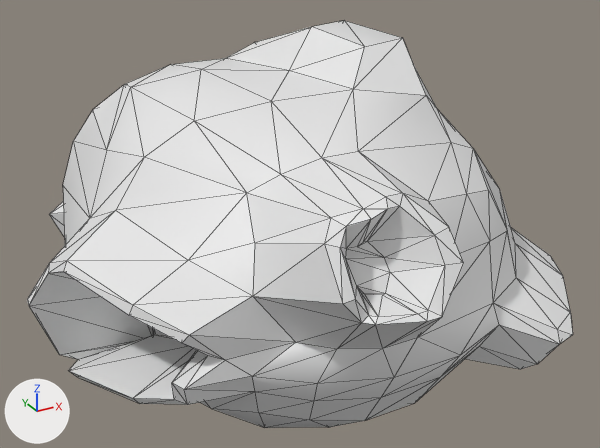
Two versions of the FBX model Assets/Models/glut.FBX, one commit apart.
The view is the same before and after, from a camera (50 mm lens) standing at (-5.37, -10.37, 7.22) and looking at (0.24, -0.18, 2.12). Arrows for +X, +Y and +Z are at lower left; the lights stay in place. Mesh edges are drawn as thin lines. Where no turn or scale is listed for an object, it has been applied to the vertices.

Names of what the first picture shows: 'glut'.
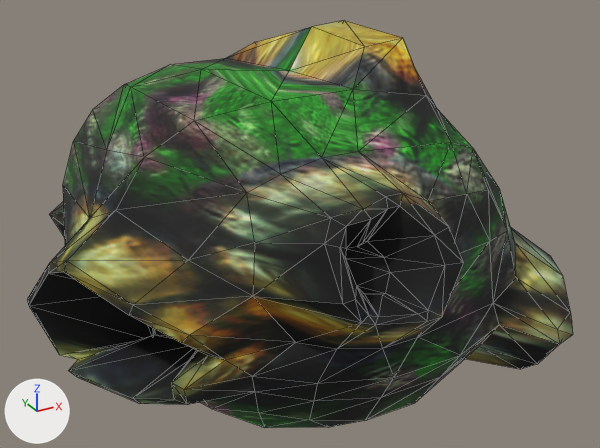
Where the change shows, as pixel boxes [x1, y1, x2, y2] in the pictures (600 x 448 px):
'glut', recoloured
    both: [27, 21, 573, 428]

The change in detail:
Picture 'glut_tex.tif' (img_glut_tex_tif) is new.
Material '02 - Default' (mat_02___default) is new.
Its texture is img_glut_tex_tif.
Its roughness is 0.859.
me_mesh has 320 vertices, 636 faces and spans x -3.88..3.55, y -4.71..5.11, z -0.04..4.89.
me_mesh now uses material mat_02___default (picture img_glut_tex_tif).
